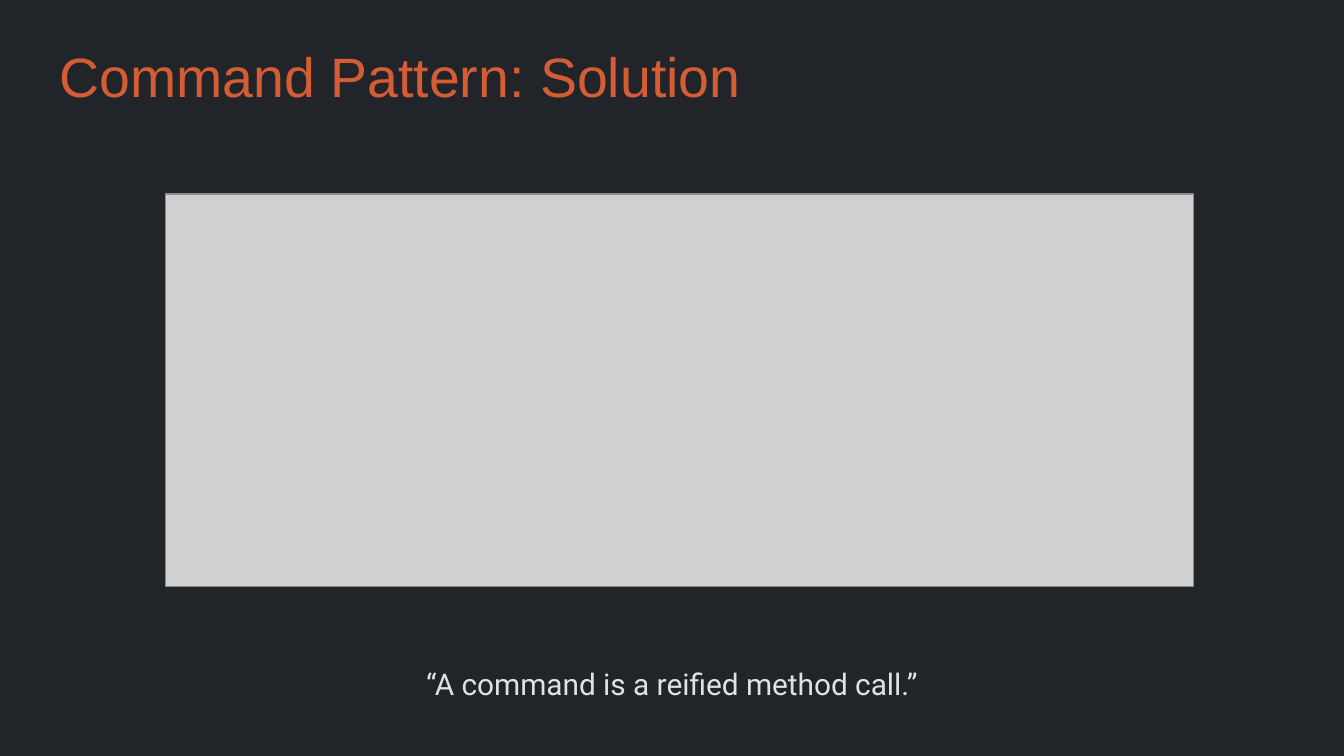
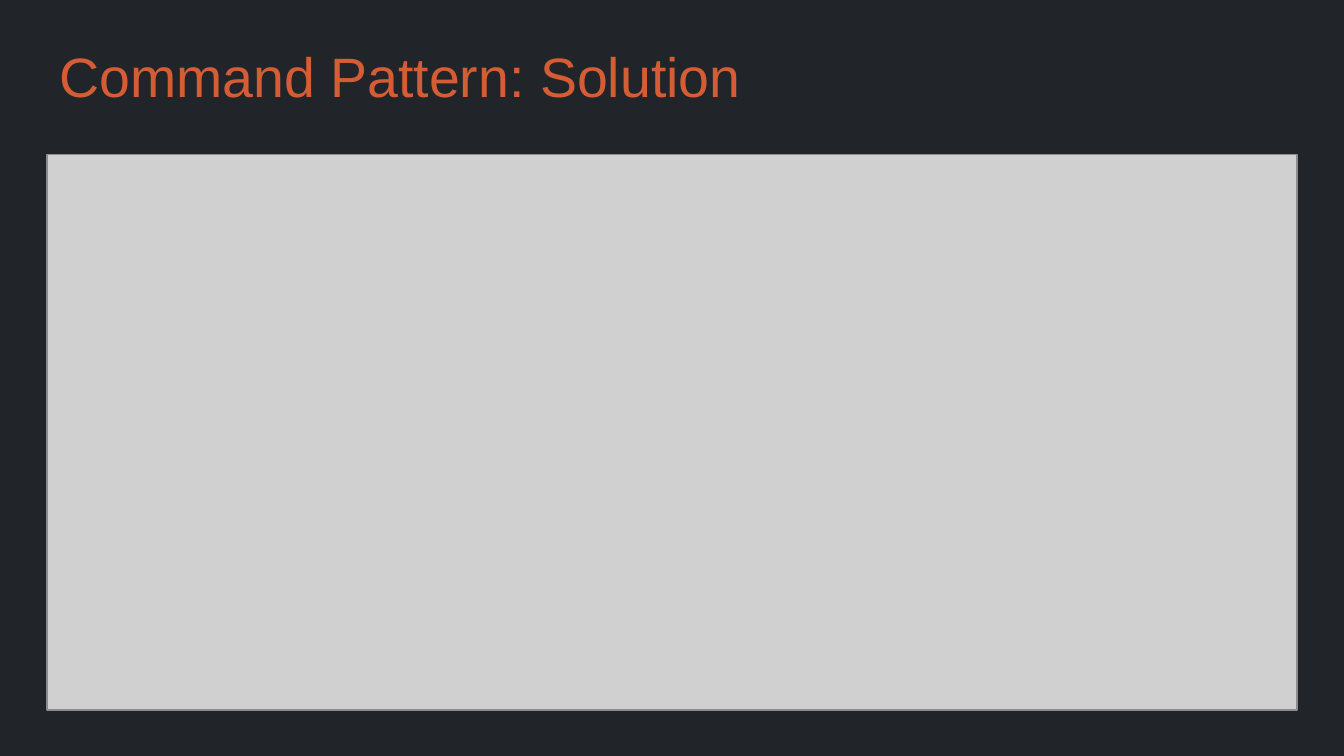
Before and after one commit to Metamate/gar, a slide deck: slide 21 of slides/04 Sokoban.pptx. Drawn at 1344x756 pixels with LibreOffice and Linux fonts; fonts in the diff are those of the drawing; grey boxes stand for pictures. Boxes give left, top, right and bottom in pixels: in the first picture for what was removed or moved away, otherwise in the second. Text is boxed around its words. In the diff, an @@ line names an element or a change of style, - is before the commit and + after.

```diff
--- a/slides/04 Sokoban.pptx
+++ b/slides/04 Sokoban.pptx
@@ picture: place and size @@
-picture at (165,194,1193,586)
+picture at (47,155,1297,710)
@@ text removed at (426,672,917,696) @@
-“A command is a reified method call.”
```
Also in this commit, not shown: 5 other slides changed, 3 slides removed, 35 other files.
